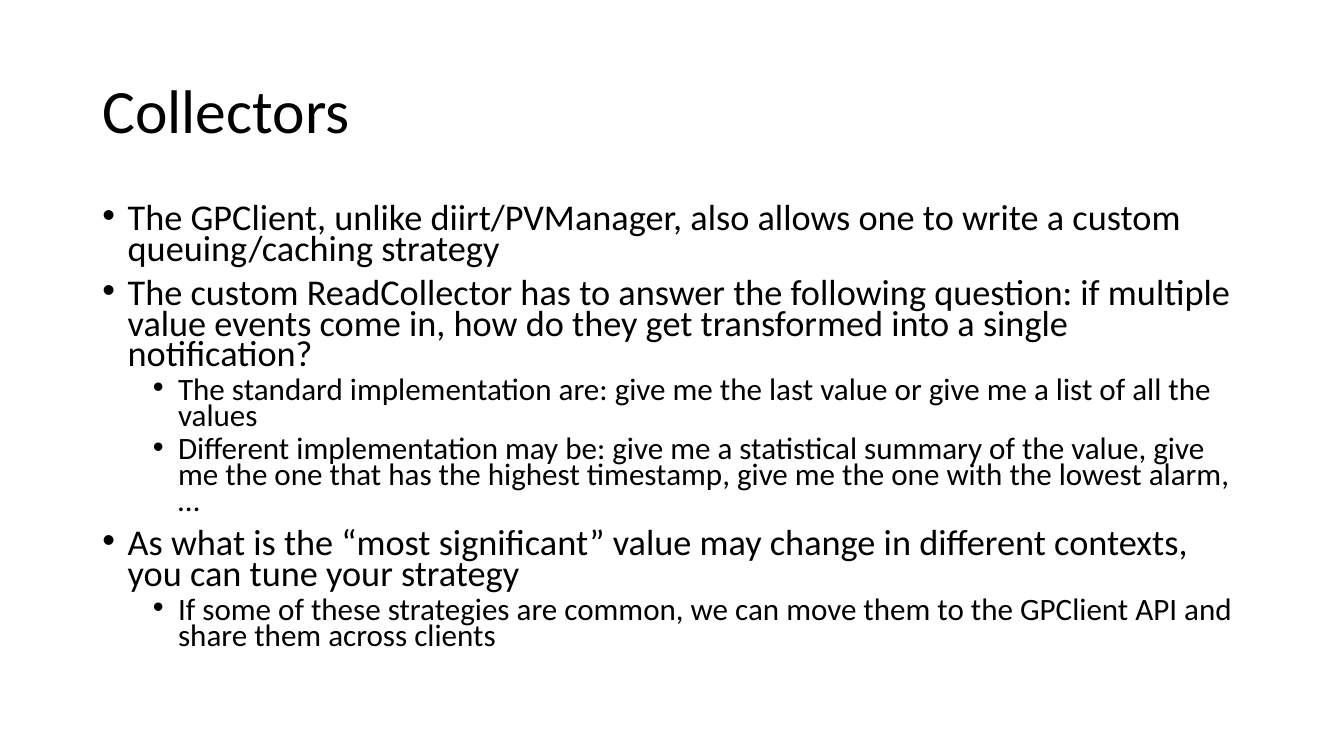
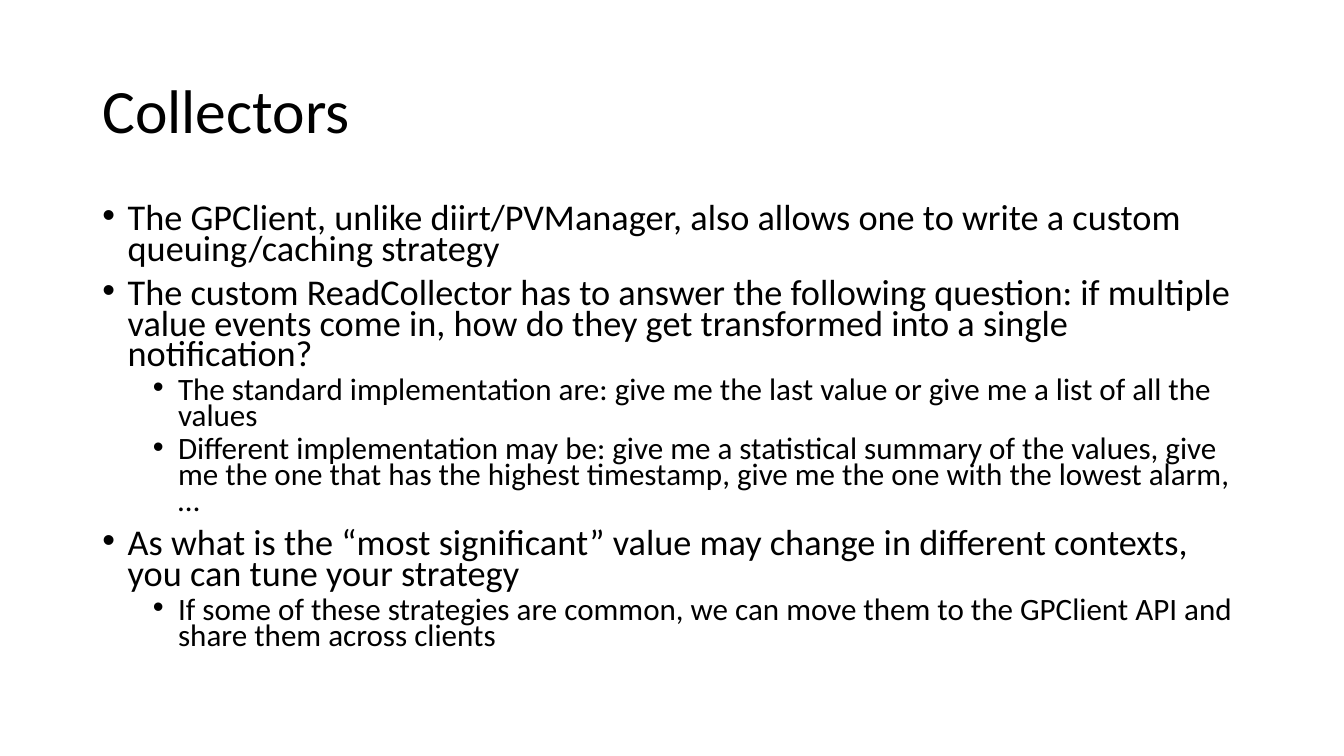
Before and after one commit to shroffk/epics-java-resources, a slide deck: slide 52 of EPICS-GPClient.pptx. Drawn at 1344x756 pixels with LibreOffice and Linux fonts; fonts in the diff are those of the drawing. Boxes give left, top, right and bottom in pixels: in the first picture for what was removed or moved away, otherwise in the second. Text is boxed around its words. In the diff, an @@ line names an element or a change of style, - is before the commit and + after.

```diff
--- a/EPICS-GPClient.pptx
+++ b/EPICS-GPClient.pptx
@@ text at [178, 437, 1229, 491]: text changed @@
-  • Different implementation may be: give me a statistical summary of the value, give me the one that has the highest timestamp, give me the one with the lowest alarm, …
+  • Different implementation may be: give me a statistical summary of the values, give me the one that has the highest timestamp, give me the one with the lowest alarm, …
```
Also in this commit, not shown: 9 other slides changed.
